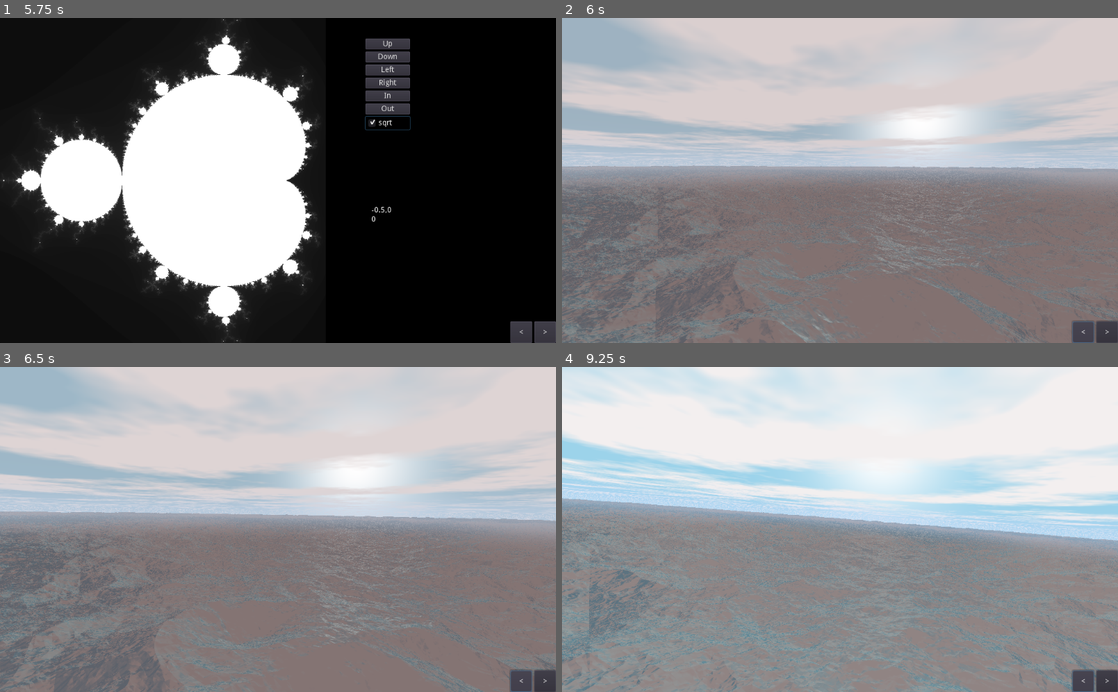
Above: before the commit, frames 1-4 (two rows, left to right).
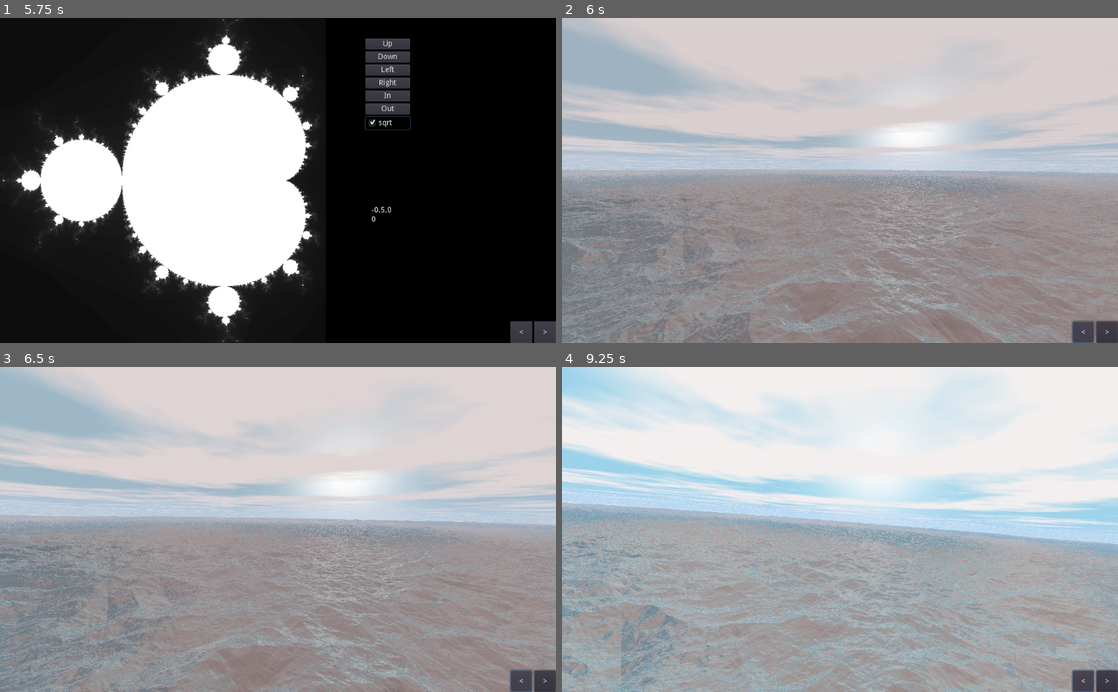
Above: after the commit, the same moments.

Repository: Castux/code-club
Game: Godot game, scene res://Root.tscn
The game is run twice, just before and just after one commit, with the same random seed, the same clock (stepped at 60 frames per second) and the same inputs.
Inputs:
- Up to frame 1 (5.75 s): click "Up" at 0.5 s; click "Down" at 1.25 s; click "Left" at 2 s; click "Right" at 2.75 s; click "In" at 3.5 s; click "Out" at 4.25 s; click "sqrt" at 5 s
- Up to frame 2 (6 s): click "<" at 5.75 s
- Up to frame 3 (6.5 s): no input
- Up to frame 4 (9.25 s): hold D 6.53-7.28 s; hold S 7.28-8.03 s; hold D 8.03-8.78 s; hold W from 8.78 s (still down)

Frame 1 is identical in both runs. In frame 2, 41% of the frame differs, in the area x 0-100%, y 0-100%; in frame 3, 44%; in frame 4, 53%.

Commit message:
Better water reflection

Diff:
--- a/shadertoys/Waves/Waves.gd
+++ b/shadertoys/Waves/Waves.gd
@@ -21,7 +21,7 @@
 
 func camera(t):
 	var x = 0.0 + 40.0 * sin(t / 25.0 * 2.0 * PI);
-	var y = 45.0 + 7.0 * sin(t / 20.0 * 2.0 * PI + 1234.0);
+	var y = 75.0 + 7.0 * sin(t / 20.0 * 2.0 * PI + 1234.0);
 	var z = 30.0 * t
 
 	return Vector3(x,y,z)
--- a/shadertoys/Waves/Waves.shader
+++ b/shadertoys/Waves/Waves.shader
@@ -226,9 +226,15 @@
 	float d = dot(n,normalize(sunDir));
 	d = clamp(d, 0, 1) * 2.0 - 0.5;
 
+	// Reflection factor: more when incident, less when orthogonal
+
+	float reflFact = (1.0 - abs(nray));
+
+	reflFact = map(reflFact, 0.0, 1.0, 0.6, 0.8);
+
 	// Combine!
 
-	vec3 total = waterColor.xyz * d * 0.40 + skyRefl * 0.60;
+	vec3 total = waterColor.xyz * d * (1.0 - reflFact) + skyRefl * reflFact;
 	return total;
 }
 
--- a/shadertoys/Waves/Waves.tscn
+++ b/shadertoys/Waves/Waves.tscn
@@ -9,10 +9,10 @@
 shader_param/maxIter = 500
 shader_param/precision = 0.01
 shader_param/clip = 5000.0
-shader_param/fov = 1.3
+shader_param/fov = 1.5
 shader_param/time = 0.0
 shader_param/camera = Vector3( 0, 45, 0 )
-shader_param/cameraForward = Vector3( 0, -0.05, 1 )
+shader_param/cameraForward = Vector3( 1, -0.05, 1 )
 shader_param/cameraUp = Vector3( 0, 1, 0 )
 shader_param/sunDir = Vector3( 0, 0.289506, 1 )
 shader_param/sunWidth = 31.3892
